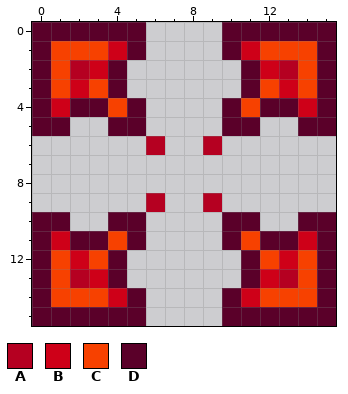
Edited in one commit: pixel-art sprite (cross_sprites/red_frame3.png). This is how it looked before the edit.
The file is 16x16 pixels.
Palette (. is transparent): A #b50021  B #ce0018  C #f74100  D #5a0029
After:
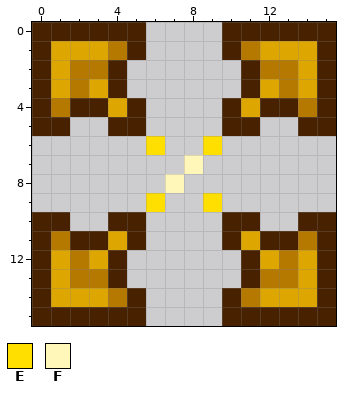
Colours new in this view: E #ffdf00  F #fff7ba
What changed:
@@ palette @@
-B #ce0018
+B #b57900
-C #f74100
+C #dea600
-D #5a0029
+D #482200
@@ x 0..15 @@
  1 DCCCBD....DBCCCD
- 2 DCABD......DBACD
+ 2 DCBBD......DBBCD
  3 DCBCD......DCBCD
@@ x 4..11 @@
  5 DD....DD
- 6 ..A..A..
- 7 ........
- 8 ........
- 9 ..A..A..
+ 6 ..E..E..
+ 7 ....F...
+ 8 ...F....
+ 9 ..E..E..
 10 DD....DD
@@ x 0..15 @@
 12 DCBCD......DCBCD
-13 DCABD......DBACD
+13 DCBBD......DBBCD
 14 DCCCBD....DBCCCD
